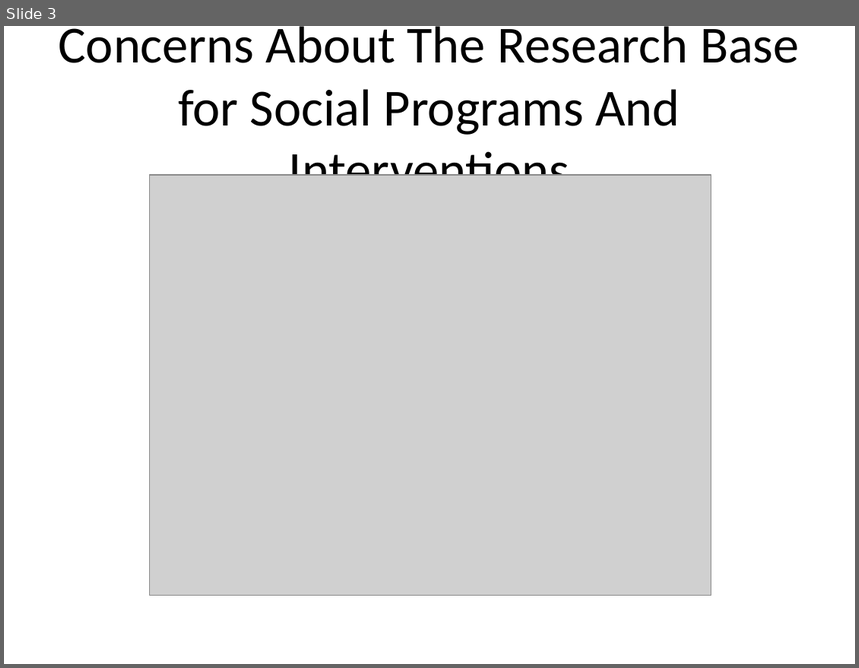
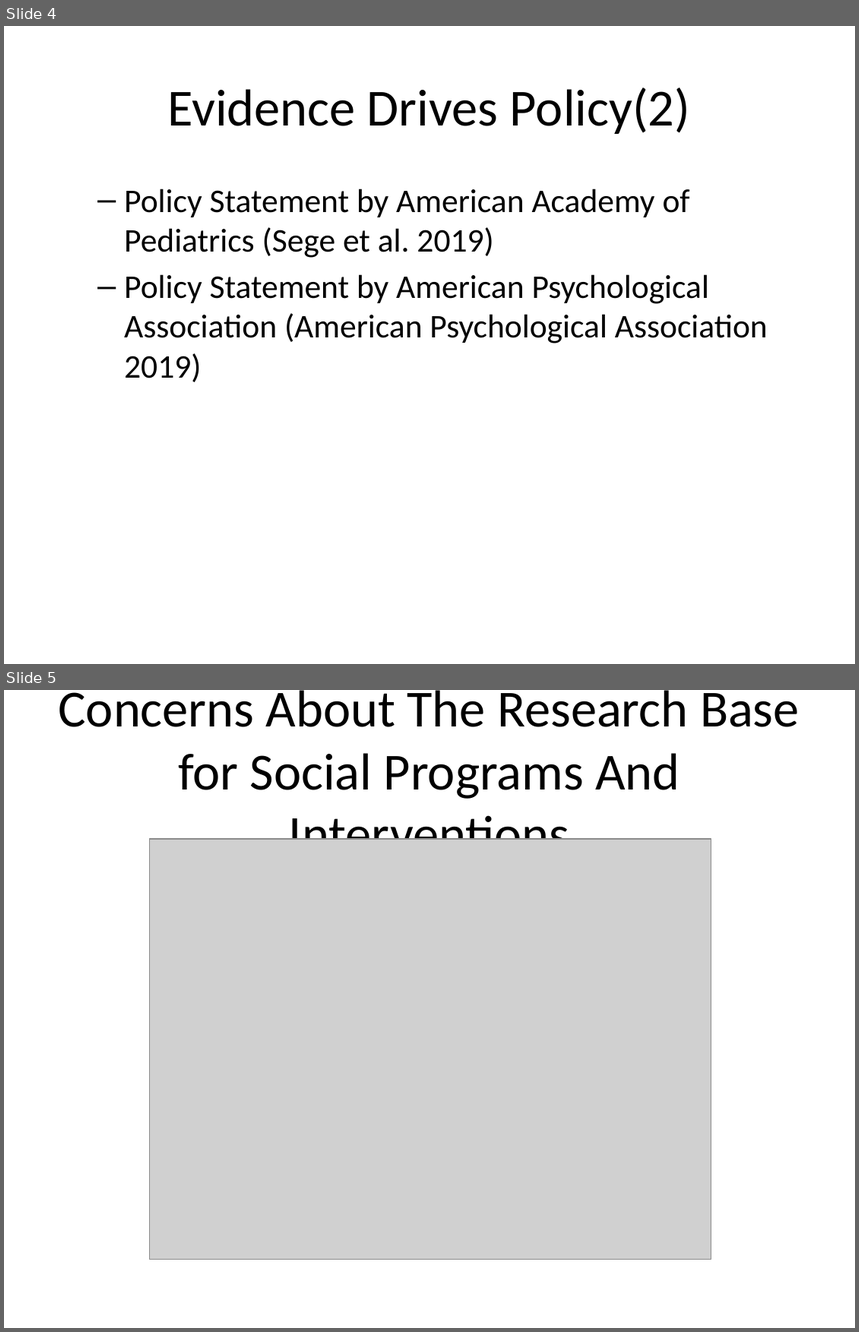
Before and after one commit to agrogan1/teaching, a slide deck: empirical/index.pptx. Shown one above the other, each under a label of ours: slide 3 before the commit, slides 4 and 5 after it. The pictures are 859x668 and 859x1332 pixels, drawn with LibreOffice and Linux fonts; fonts in the diff are those of the drawing; grey boxes stand for pictures. Boxes give left, top, right and bottom in pixels: in the first picture for what was removed or moved away, otherwise in the second. Text is boxed around its words. In the diff, an @@ line names an element or a change of style, - is before the commit and + after.

```diff
--- a/empirical/index.pptx
+++ b/empirical/index.pptx
@@ slide 4 added at (x1=4, y1=26, x2=855, y2=664), background #FFFFFF @@
@@ title added at (x1=167, y1=88, x2=690, y2=134), 44 pt, text #000000 @@
+Evidence Drives Policy(2)
@@ text added at (x1=124, y1=189, x2=768, y2=382), 28 pt, text #000000 @@
+  – Policy Statement by American Academy of Pediatrics (Sege et al. 2019)
+  – Policy Statement by American Psychological Association (American Psychological Association 2019)
@@ what was slide 3 is now slide 5 @@
```
Also in this commit, not shown: 8 slides changed, 2 other slides added, 2 slides removed, 4 other files.
